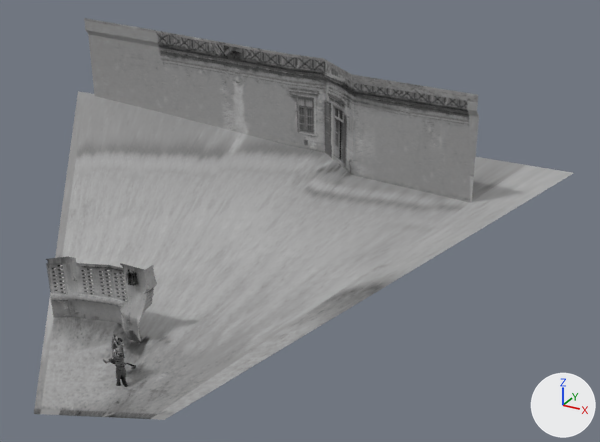
A saved change to the glTF model src/objs/scene.glb.
Before and after are seen from a 50 mm camera at (15.0, -20.3, 16.0) aimed at (-2.9, 12.2, -0.3). Lighting does not change. The marker at lower right points along +X, +Y and +Z. Where no turn or scale is listed for an object, it has been applied to the vertices.

Names of what the first picture shows: 'scene'.
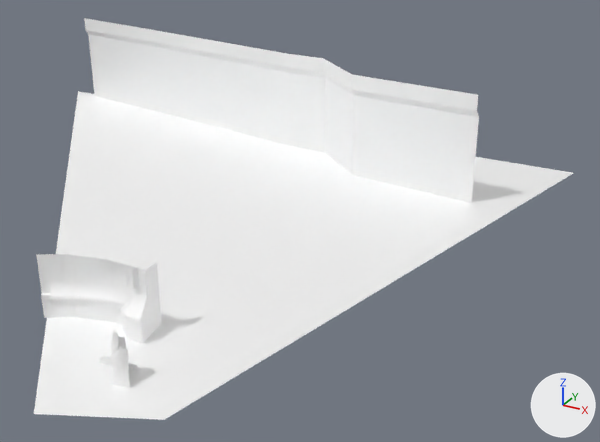
The change, as a diff of the scene's bpy script:
```diff
--- a/src/objs/scene.glb.py
+++ b/src/objs/scene.glb.py
@@ mat_04___default_001 @@
+mat_04___default_001 = principled_material('04 - Default.001')
+mat_04___default_001.base_color = (1.0, 1.0, 1.0)  # white #ffffff
+mat_04___default_001.metallic = 1.0
+mat_04___default_001.roughness = 0.859
@@ me_mesh @@
 me_mesh.from_pydata(...)  # 1424 vertices, 2496 faces; spans x -27.0..9.0, y -15.0..15.2, z -0.1..5.6
-me_mesh.materials.append(mat_04___default)  # picture img_map
+me_mesh.materials.append(mat_04___default_001)  # white #ffffff
```

Pixel boxes (x1, y1, x2, y2) of what changed, in the pictures (600 x 442 px):
'scene', recoloured (grey to white): (34, 18, 573, 420) in both
